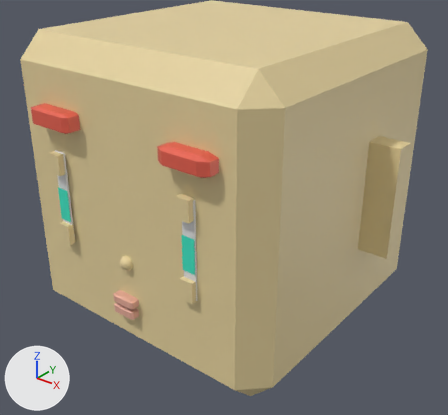
Before and after pictures for a commit that changed the glTF model roblox.glb.
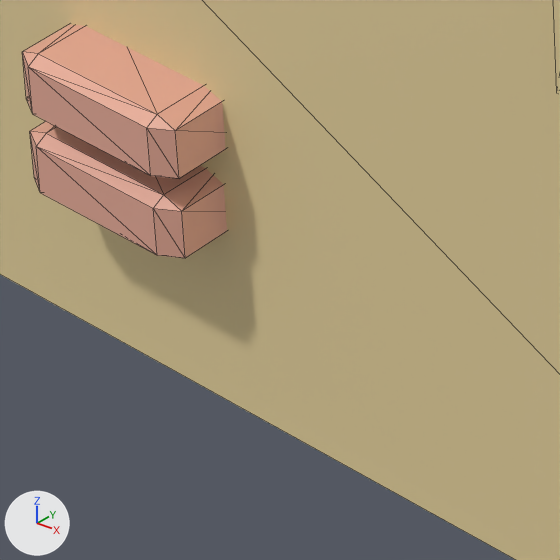
Each version is shown whole from a 50 mm camera at (1.013, -1.272, 0.719) aimed at (0.029, -0.042, -0.044), then close up on the part from 25% to 40% of the width and 69% to 86% of the height. Arrows for +X, +Y and +Z are at lower left; the lights stay in place. The older version's two pictures come first. The close-ups show mesh edges as thin lines. Vertices at exactly the same position are counted once.

Script lines for the objects in view, before the commit:
```python
me_cube_004 = bpy.data.meshes.new('Cube.004')
me_cube_004.from_pydata(...)  # 700 vertices, 1336 faces; spans x -0.472..0.481, y -0.427..0.414, z -0.356..0.444
# faces by material slot: [88, 1112, 24, 88, 24]
me_cube_004.materials.append(mat_material_003)  # beige #e7ac99
me_cube_004.materials.append(mat_material)  # beige #e7d39f
me_cube_004.materials.append(None)
me_cube_004.materials.append(mat_material_002)  # red #e7614e
me_cube_004.materials.append(mat_material_001)  # cyan #3ee7c7
# before: 8 (0.027, -0.373, -0.222), 10 (0.027, -0.373, -0.204), 19 (0.027, -0.405, -0.222) at pixel (185, 258), 23 (0.027, -0.405, -0.204) at pixel (181, 211), 32 (0.029, -0.375, -0.19)
# before: 34 (0.029, -0.375, -0.171), 43 (0.029, -0.407, -0.19) at pixel (179, 178), 47 (0.029, -0.407, -0.171) at pixel (175, 130)
ob_head = bpy.data.objects.new('head', me_cube_004)
ob_head.location = (0.0, 0.0, 0.0)
```
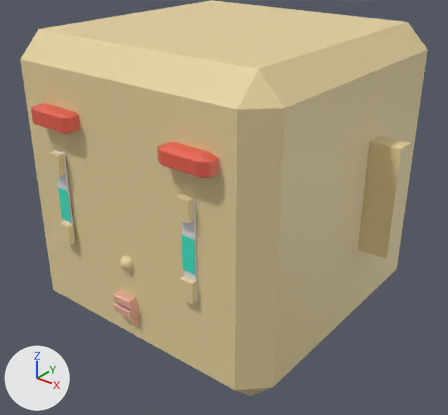
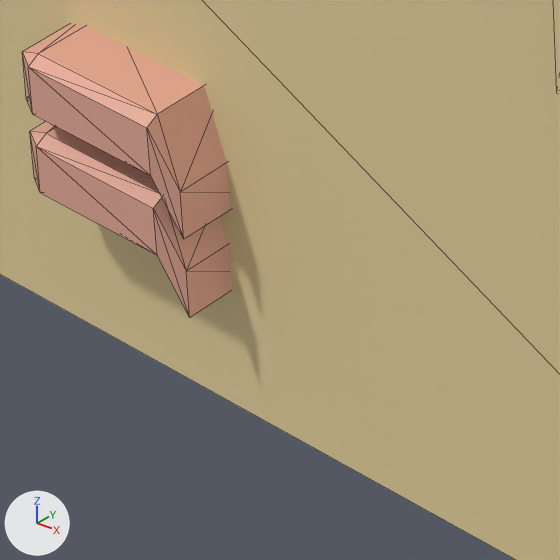
The newer file adds a shape key; the second version is drawn at full value of the shape key 'mouthFrownRight' of 'head', and the change is written as the vertex moves it makes.

What differs and where, as boxes [x1, y1, x2, y2] in the close-ups (560 x 560 px; the box of a moved part takes in the faces that stretch with it):
part 1 of me_cube_004, moved or reshaped: before [147, 86, 227, 258]; after [147, 86, 231, 317]

Diff of the bpy script that builds the scene:
```diff
--- a/roblox.glb.py
+++ b/roblox.glb.py
@@ me_cube_004 @@
 me_cube_004.from_pydata(...)  # 700 vertices, 1336 faces; spans x -0.472..0.481, y -0.427..0.414, z -0.356..0.444
 # used by ob_head; location = (0.0, 0.0, 0.0)
+# me_cube_004 part 1
+for i in [8, 10, 19, 23, 32, 34, 43, 47]: me_cube_004.vertices[i].co += Vector((0.0, 0.0, -0.023))
 me_cube_004.materials.append(mat_material_003)
```
